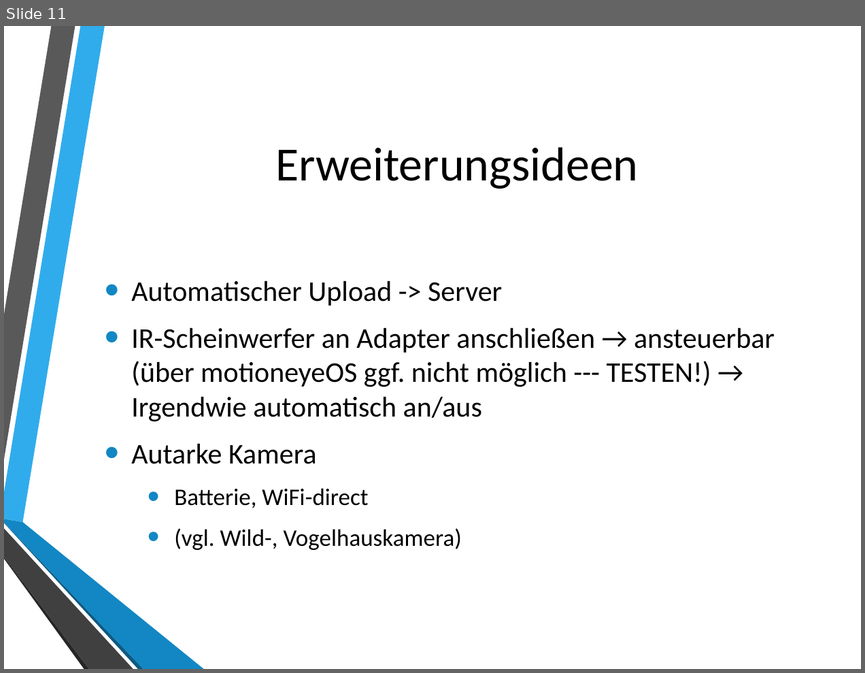
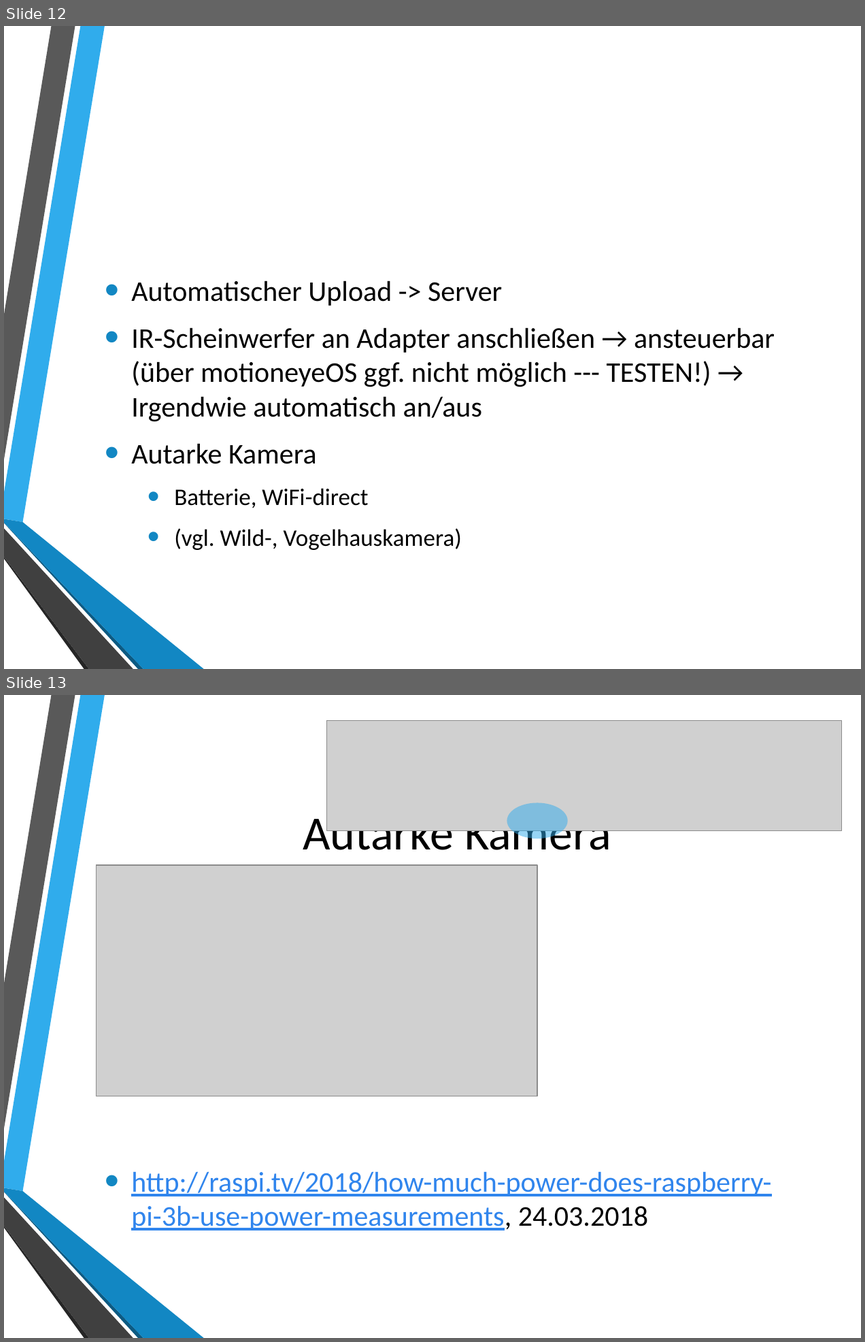
Before and after one commit to domeix/RSPiNoIR, a slide deck: Praesi.pptx. Shown one above the other, each under a label of ours: slide 11 before the commit, slides 12 and 13 after it. The pictures are 865x673 and 865x1342 pixels, drawn with LibreOffice and Linux fonts; fonts in the diff are those of the drawing; grey boxes stand for pictures; background and template pictures are left out. Boxes give left, top, right and bottom in pixels: in the first picture for what was removed or moved away, otherwise in the second. Text is boxed around its words. In the diff, an @@ line names an element or a change of style, - is before the commit and + after.

```diff
--- a/Praesi.pptx
+++ b/Praesi.pptx
@@ slide 13 added at (4,695,861,1338), background picture (left out); not listed: 6 template elements that a slide beside it also shows @@
@@ picture added at (327,721,842,831) @@
@@ title added at (303,810,611,861), 40 pt, text #000000 @@
+Autarke Kamera
@@ ellipse added at (507,803,568,839), fill #30ACEC at 50% opacity @@
@@ picture added at (96,864,537,1096) @@
@@ text added at (131,1172,771,1230), 24 pt, text #3085ED, underline @@
+• http://raspi.tv/2018/how-much-power-does-raspberry-pi-3b-use-power-measurements, 24.03.2018
@@ what was slide 11 is now slide 12 @@
@@ slide 12 changed as well @@
@@ title removed at (275,147,638,189) @@
-Erweiterungsideen
```
Also in this commit, not shown: 8 other slides changed, 3 other slides added, 1 slide removed.
